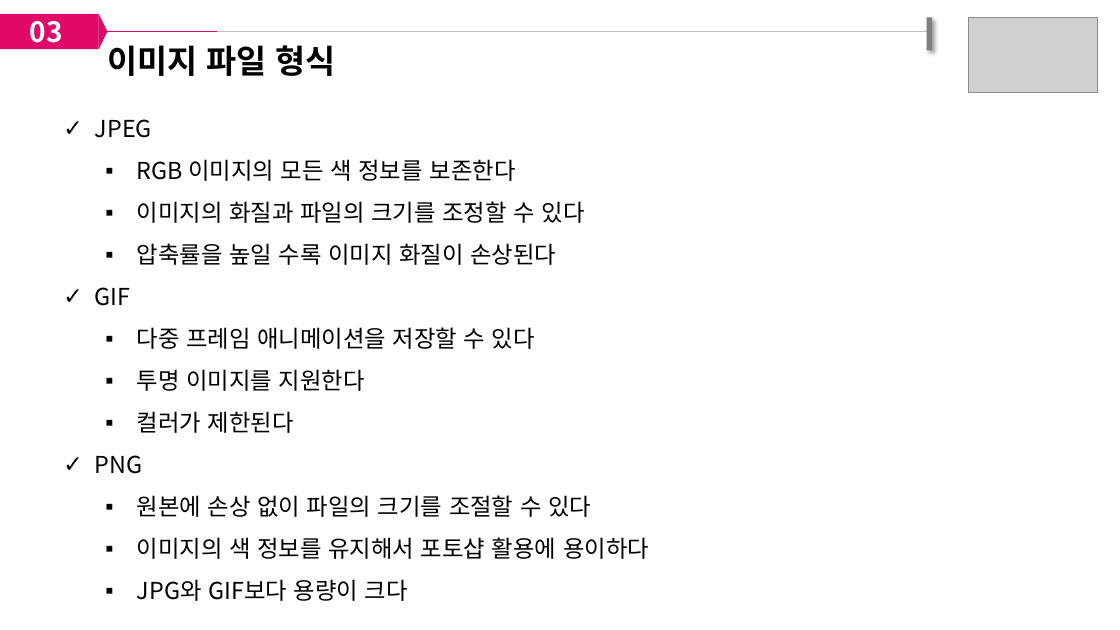
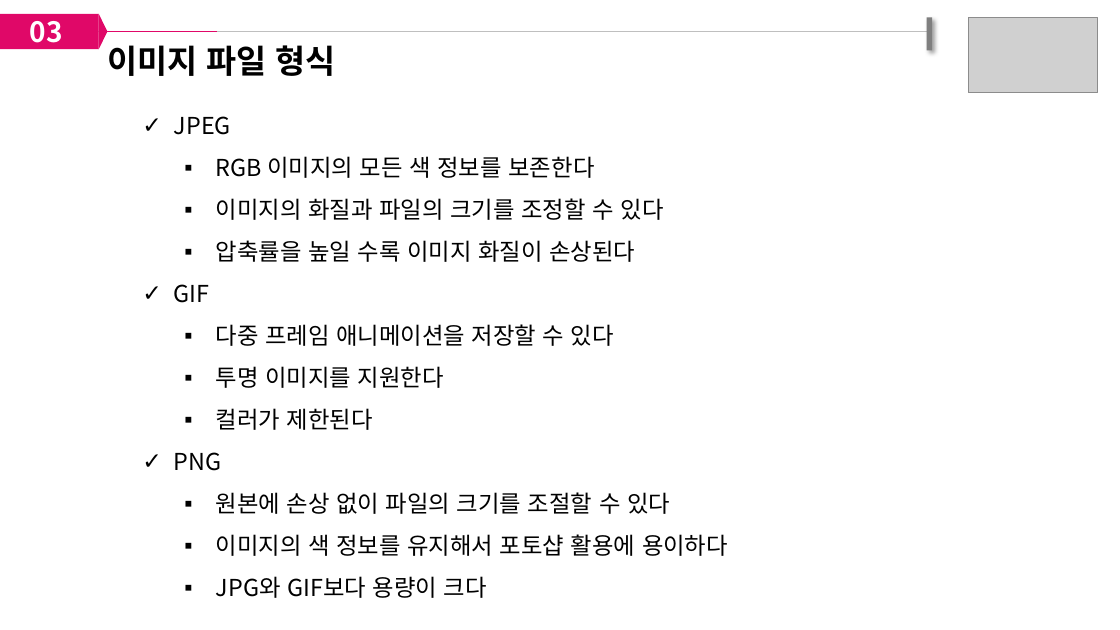
Before and after one commit to paullabkorea/tutorialproject, a slide deck: slide 10 of Data analysis/03. 3일차/데이터시각화.pptx (slide 11 before the commit). Drawn at 1120x630 pixels with LibreOffice and Linux fonts; fonts in the diff are those of the drawing; grey boxes stand for pictures. Boxes give left, top, right and bottom in pixels: in the first picture for what was removed or moved away, otherwise in the second. Text is boxed around its words. In the diff, an @@ line names an element or a change of style, - is before the commit and + after.

```diff
--- a/Data analysis/03. 3일차/데이터시각화.pptx
+++ b/Data analysis/03. 3일차/데이터시각화.pptx
@@ text "JPEG": place and size @@
-text "JPEG" at <box>95,119,649,601</box>
+text "JPEG" at <box>174,116,728,598</box>
```
Also in this commit, not shown: 4 other slides changed, 1 slide removed.
